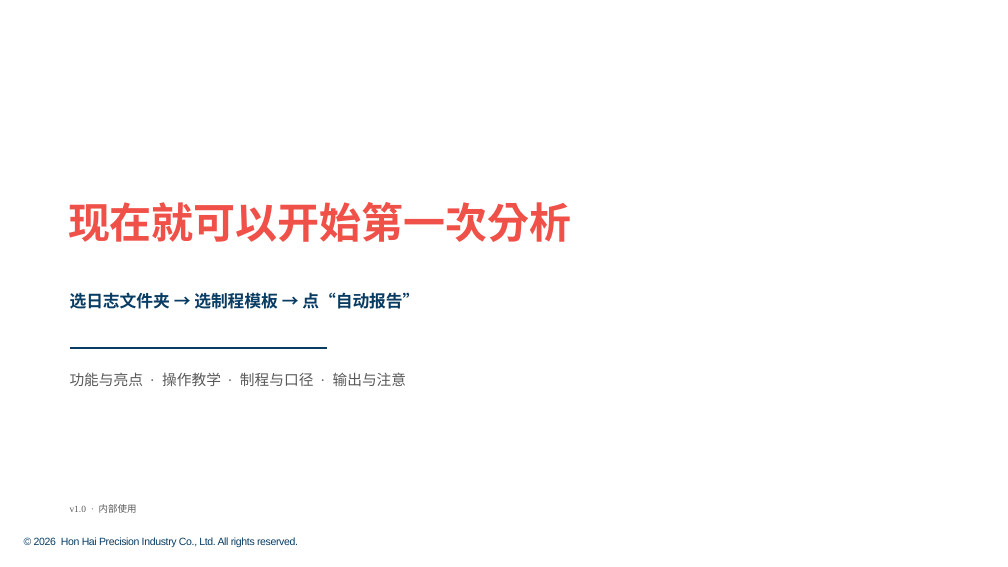
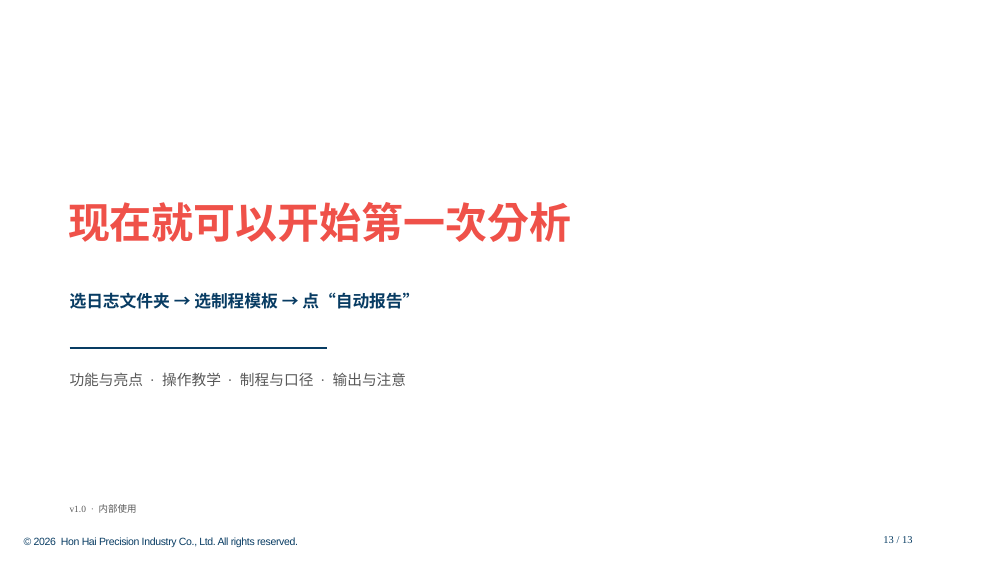
Before and after one commit to Longtianhong88888/MC_LogAnalysis, a slide deck: slide 13 of docs/usage_deck/final/机台log分析使用说明.pptx. Drawn at 1008x567 pixels with LibreOffice and Linux fonts; fonts in the diff are those of the drawing; background and template pictures are left out. Boxes give left, top, right and bottom in pixels: in the first picture for what was removed or moved away, otherwise in the second. Text is boxed around its words. In the diff, an @@ line names an element or a change of style, - is before the commit and + after.

```diff
--- a/docs/usage_deck/final/机台log分析使用说明.pptx
+++ b/docs/usage_deck/final/机台log分析使用说明.pptx
@@ text added at (883,536,912,543), 10 pt, text #083C63 @@
+13 / 13
```
Also in this commit, not shown: 12 other slides changed, 15 other files.
